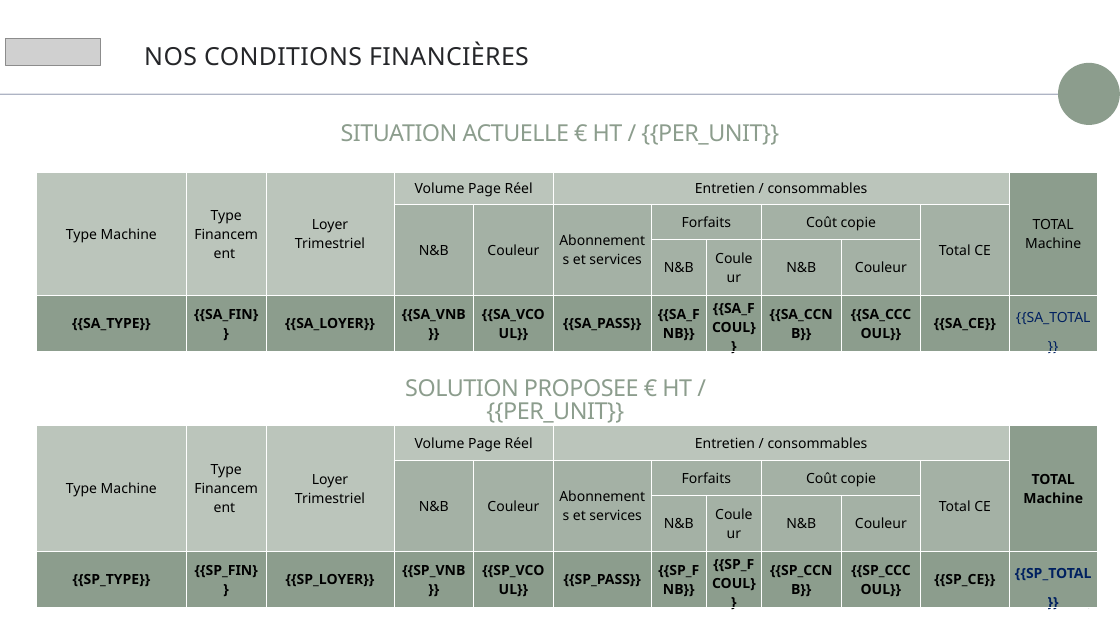
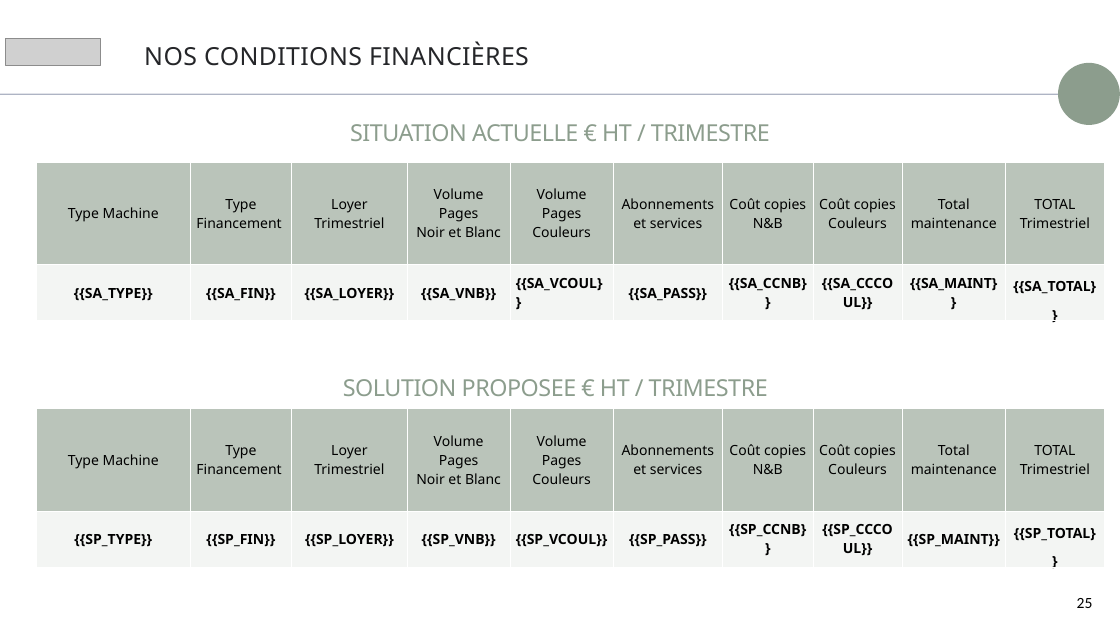
Before and after one commit to Mikael2655/levad-simulateur, a slide deck: slide 25 of assets/template.pptx (slide 26 before the commit). Drawn at 1120x630 pixels with LibreOffice and Linux fonts; fonts in the diff are those of the drawing; grey boxes stand for pictures; background and template pictures are left out. Boxes give left, top, right and bottom in pixels: in the first picture for what was removed or moved away, otherwise in the second. Text is boxed around its words. In the diff, an @@ line names an element or a change of style, - is before the commit and + after.

```diff
--- a/assets/template.pptx
+++ b/assets/template.pptx
@@ text at [350,124,770,141]: text changed @@
-SITUATION ACTUELLE € HT / {{PER_UNIT}}
+SITUATION ACTUELLE € HT / TRIMESTRE
@@ table at [36,162,1104,321] @@
-Type Machine | Type Financement | Loyer / Trimestriel | Volume Page Réel |  | Entretien / consommables |  |  |  |  |  | TOTAL / Machine
- |  |  | N&B | Couleur | Abonnements et services | Forfaits |  | Coût copie |  | Total CE | 
- |  |  |  |  |  | N&B | Couleur | N&B | Couleur |  | 
-{{SA_TYPE}} | {{SA_FIN}} | {{SA_LOYER}} | {{SA_VNB}} | {{SA_VCOUL}} | {{SA_PASS}} | {{SA_FNB}} | {{SA_FCOUL}} | {{SA_CCNB}} | {{SA_CCCOUL}} | {{SA_CE}} | {{SA_TOTAL}}
+Type Machine | Type Financement | Loyer / Trimestriel | Volume Pages / Noir et Blanc | Volume Pages Couleurs | Abonnements et services | Coût copies / N&B | Coût copies Couleurs | Total maintenance | TOTAL / Trimestriel
+{{SA_TYPE}} | {{SA_FIN}} | {{SA_LOYER}} | {{SA_VNB}} | {{SA_VCOUL}} | {{SA_PASS}} | {{SA_CCNB}} | {{SA_CCCOUL}} | {{SA_MAINT}} | {{SA_TOTAL}}
@@ table: place and size @@
-table at [36,172,1097,515]
+table at [36,162,1104,321]
@@ text at [343,379,768,396]: text changed @@
-SOLUTION PROPOSEE € HT / {{PER_UNIT}}
+SOLUTION PROPOSEE € HT / TRIMESTRE
@@ table at [36,409,1104,567] @@
-Type Machine | Type Financement | Loyer / Trimestriel | Volume Page Réel |  | Entretien / consommables |  |  |  |  |  | TOTAL / Machine
- |  |  | N&B | Couleur | Abonnements et services | Forfaits |  | Coût copie |  | Total CE | 
- |  |  |  |  |  | N&B | Couleur | N&B | Couleur |  | 
-{{SP_TYPE}} | {{SP_FIN}} | {{SP_LOYER}} | {{SP_VNB}} | {{SP_VCOUL}} | {{SP_PASS}} | {{SP_FNB}} | {{SP_FCOUL}} | {{SP_CCNB}} | {{SP_CCCOUL}} | {{SP_CE}} | {{SP_TOTAL}}
+Type Machine | Type Financement | Loyer / Trimestriel | Volume Pages / Noir et Blanc | Volume Pages Couleurs | Abonnements et services | Coût copies / N&B | Coût copies Couleurs | Total maintenance | TOTAL / Trimestriel
+{{SP_TYPE}} | {{SP_FIN}} | {{SP_LOYER}} | {{SP_VNB}} | {{SP_VCOUL}} | {{SP_PASS}} | {{SP_CCNB}} | {{SP_CCCOUL}} | {{SP_MAINT}} | {{SP_TOTAL}}
@@ table: place and size @@
-table at [36,425,1097,590]
+table at [36,409,1104,567]
@@ page number at [1077,598,1093,608]: text changed @@
-26
+25
```
Also in this commit, not shown: 10 other slides changed, 1 slide removed, 7 other files.
